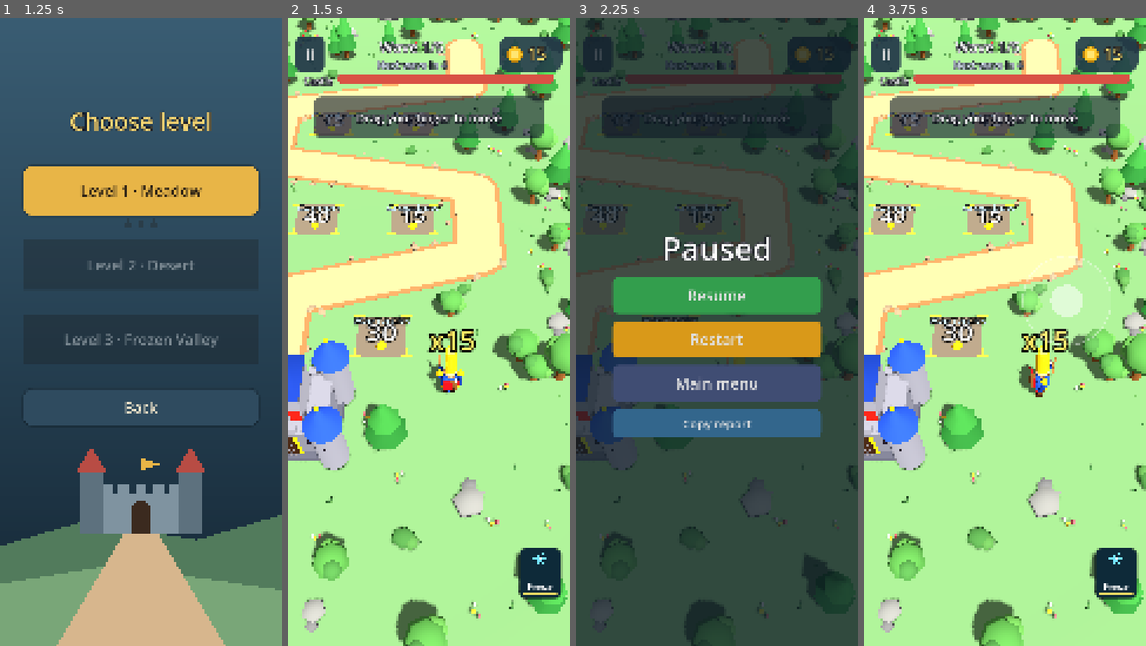
Above: before the commit, frames 1-4 (left to right).
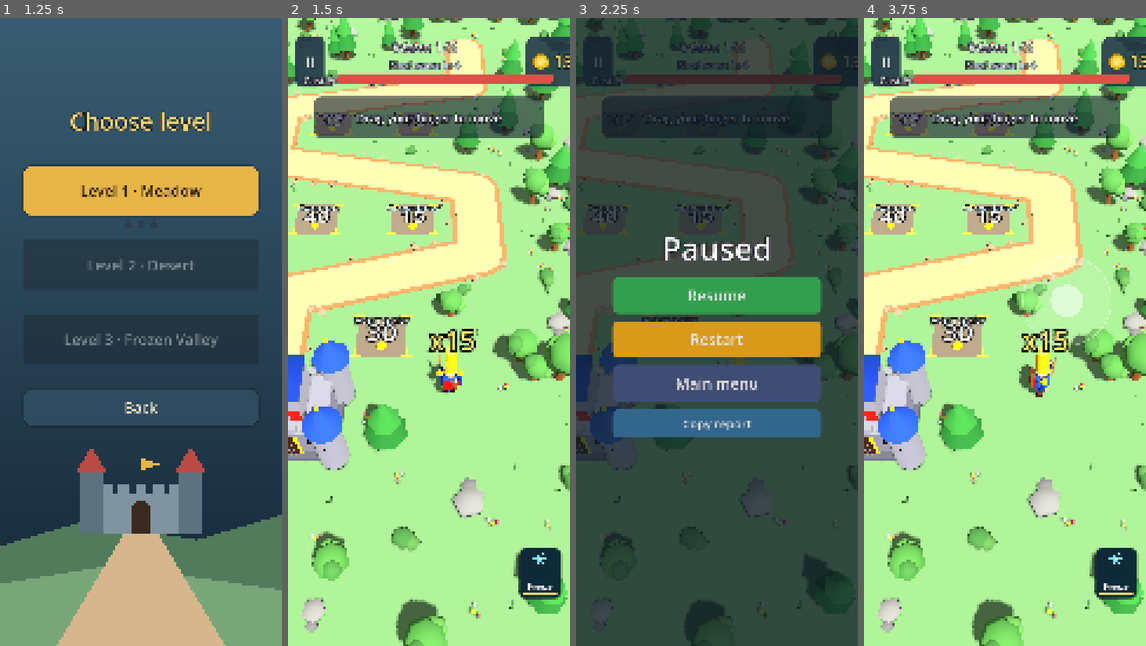
Above: after the commit, the same moments.

Repository: legioner666/Game-
Game: Godot game, scene res://main.tscn
The game is run twice, just before and just after one commit, with the same random seed, the same clock (stepped at 60 frames per second) and the same inputs.
Inputs (mouse positions are in pixels of both pictures, inside the frame that each line leads up to):
- Up to frame 1 (1.25 s): click "Play" at 0.5 s
- Up to frame 2 (1.5 s): click "Level 1 · Meadow" at 1.25 s
- Up to frame 3 (2.25 s): click "II" at 2 s
- Up to frame 4 (3.75 s): click "Restart" at 2.75 s; tap Enter at 3.5 s; move the mouse to (1067, 300) at 3.52 s; hold Right (ui_right) from 3.53 s (still down); click (1067, 300) at 3.67 s

Frame 1 is identical in both runs. In frame 2, 2.2% of the frame differs, in the area x 2-100%, y 3-11%; in frame 3, 1.3%; in frame 4, 2.2%.

Commit message:
Wave preview during intermission
Co-Authored-By: Claude Sonnet 5.5 <noreply@anthropic.com>
Claude-Session: https://claude.ai/code/session_01Vo2zMfmpPBAjaiyM3QAnEB

Diff:
--- a/godot/game.gd
+++ b/godot/game.gd
@@ -2235,6 +2235,11 @@
 	_wave_label.text = I18n.t("wave") % [mini(_wave + 1, _waves.size()), _waves.size()]
 	if _phase == 0:
 		_sub_label.text = I18n.t("next_wave") % maxi(1, int(ceil(_inter_t)))
+		if _wave < _waves.size():
+			var cnt := [0, 0, 0]
+			for g in _waves[_wave]:
+				cnt[int(g[0])] += int(g[1])
+			_sub_label.text += "\n" + I18n.t("preview") % cnt
 	else:
 		_sub_label.text = ""
 	if _built_any and _hint_label.visible:
--- a/godot/i18n.gd
+++ b/godot/i18n.gd
@@ -47,6 +47,7 @@
 	"perk_heal": {"uk": "Ремонт стін\nЗамок +4 здоров'я", "en": "Wall repair\nCastle +4 health"},
 	"perk_coins": {"uk": "Золота жила\nЗолота з ворогів +25%", "en": "Gold vein\nEnemy gold +25%"},
 	"perk_spell": {"uk": "Мудрість магів\nСпели відновлюються на 25% швидше", "en": "Mage wisdom\nSpells recharge 25% faster"},
+	"preview": {"uk": "Йдуть: бійців %d · бігунів %d · броньованих %d", "en": "Incoming: grunts %d · runners %d · brutes %d"},
 	"wave_clear": {"uk": "Хвилю відбито! +%d", "en": "Wave cleared! +%d"},
 	"base": {"uk": "Замок", "en": "Castle"},
 	"stop_hint": {"uk": "Зупинись, щоб будувати", "en": "Stop to build"},
